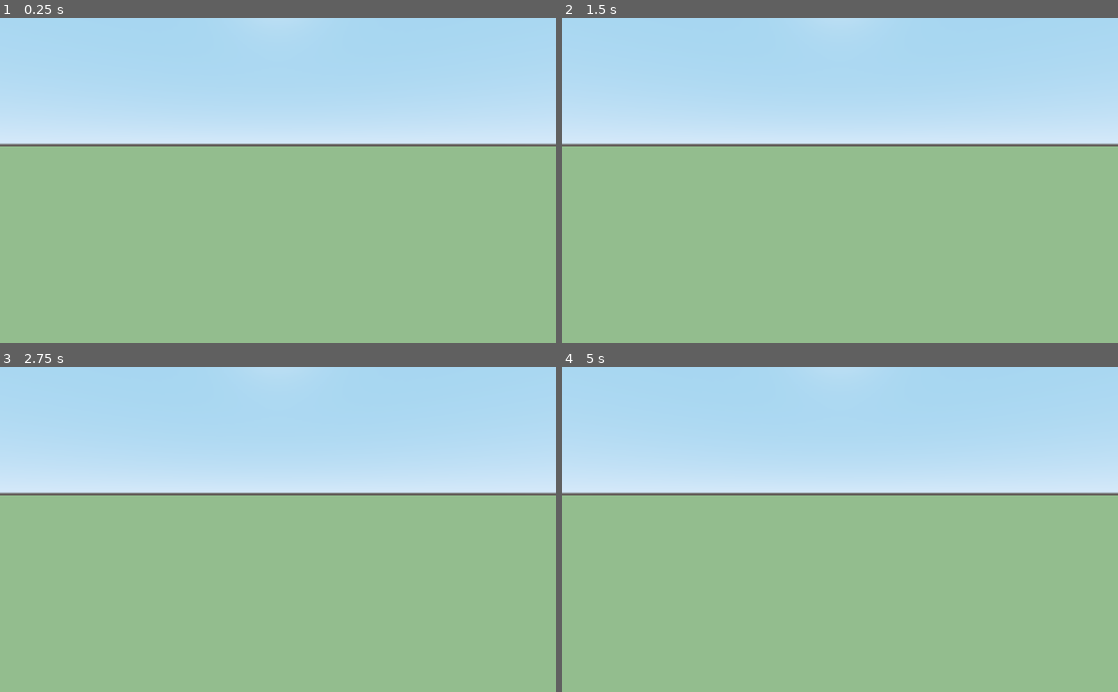
Above: before the commit, frames 1-4 (two rows, left to right).
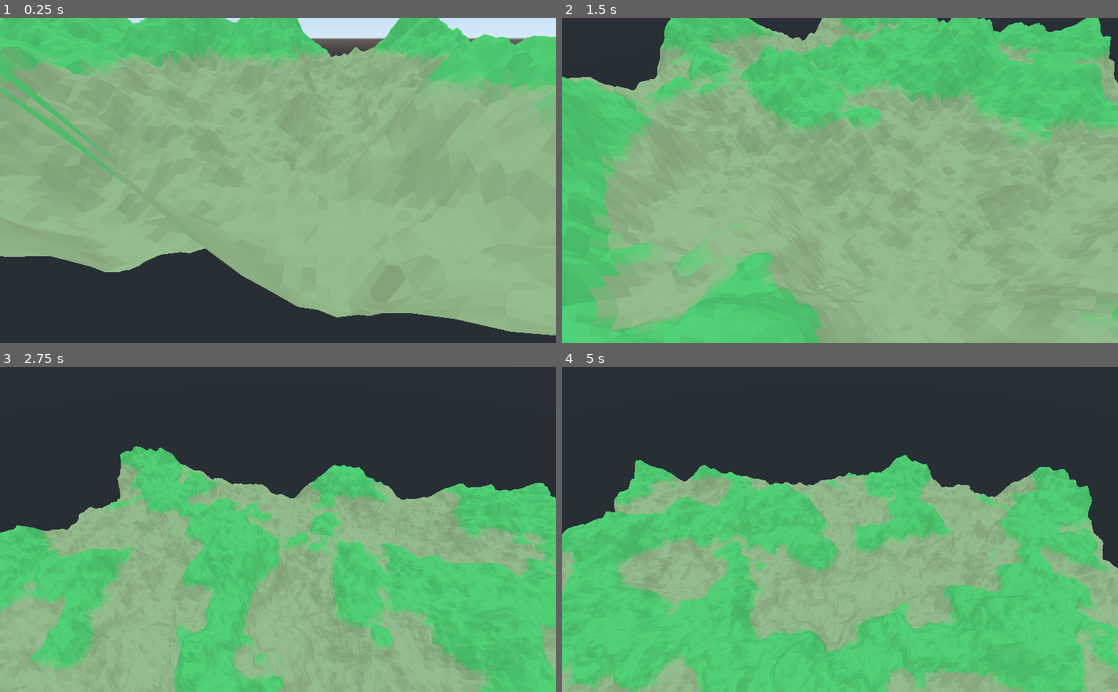
Above: after the commit, the same moments.

Repository: ScottChak/terrain-generation
Game: Godot game, scene res://scenes/World.tscn
The game is run twice, just before and just after one commit, with the same random seed, the same clock (stepped at 60 frames per second) and the same inputs.
Inputs:
- Up to frame 1 (0.25 s): no input
- Up to frame 2 (1.5 s): no input
- Up to frame 3 (2.75 s): no input
- Up to frame 4 (5 s): no input

The runs differ from the first frame. In frame 1, 56% of the frame differs, in the area x 0-100%, y 0-100%; in frame 2, 52%; in frame 3, 70%; in frame 4, 79%.

Commit message:
Camera Rig raise

Diff:
--- a/terrain-generation/scenes/World.tscn
+++ b/terrain-generation/scenes/World.tscn
@@ -5,5 +5,6 @@
 
 [node name="World" type="Spatial"]
 script = ExtResource( 1 )
+terrain_noise_type = 1
 
 [node name="CameraRig" parent="." instance=ExtResource( 2 )]
--- a/terrain-generation/scripts/scenes/CameraRig.gd
+++ b/terrain-generation/scripts/scenes/CameraRig.gd
@@ -1,8 +1,9 @@
 extends Spatial
 
+var rig_height_min = 0
+var rig_height_max = 0
+
 var rig_pivot_init = 0
-var rig_pivot_min = -0.45 * PI
-var rig_pivot_max = 0.45 * PI
 var rig_pivot_speed = 0.5 * PI
 
 var elbow_bend_init = 0.05 * PI
@@ -15,10 +16,18 @@
 	#	Inverting so positive values go up
 	$Elbow.rotation.x = -elbow_bend_init
 
+func raise_rig(direction, delta):
+	var threshold = rig_height_max
+	if(direction < 0):
+		threshold = rig_height_min
+
+	var speed = lerp(transform.origin.y, threshold, 0.1)
+	translate(Vector3.UP * direction * speed * delta)
+	transform.origin.y = clamp(transform.origin.y, rig_height_min, rig_height_max)
+
 func pivot_rig(direction, delta):
 	#	Pivoting rig instead of elbow
 	rotate_object_local(Vector3.UP, direction * rig_pivot_speed * delta)
-	rotation.y = clamp(rotation.y, rig_pivot_min, rig_pivot_max)
 
 func bend_elbow(direction, delta):
 	#	Rotating around LEFT so positive values go up
--- a/terrain-generation/scripts/scenes/World.gd
+++ b/terrain-generation/scripts/scenes/World.gd
@@ -13,9 +13,16 @@
 export(NoiseType) var terrain_noise_type = NoiseType.Flat
 
 func _ready():
+	$CameraRig.rig_height_max = 2.5 * terrain_max_height
+	$CameraRig.rig_pivot_speed = 0.2 * PI
+	$CameraRig.elbow_bend_max = 0.25 * PI
+	$CameraRig/Elbow/Arm/Wrist/Camera.far = 1.5 * terrain_chunk_size
 	add_world_chunk()
 
 func _process(delta):
+	$CameraRig.raise_rig(1, delta)
+	$CameraRig.pivot_rig(1, delta)
+	$CameraRig.bend_elbow(1, delta)
 	pass
 
 func add_world_chunk():
--- a/terrain-generation/scripts/scenes/tests/TestCameraRig.gd
+++ b/terrain-generation/scripts/scenes/tests/TestCameraRig.gd
@@ -1,9 +1,13 @@
 extends Spatial
 
+export(int) var max_height = 32
+
 func _ready():
+	$CameraRig.rig_height_max = max_height
 	pass
 
 func _process(delta):
+	$CameraRig.raise_rig(1, delta)
 	$CameraRig.pivot_rig(1, delta)
 	$CameraRig.bend_elbow(1, delta)
 	pass
Not shown: 2 places in terrain-generation/scenes/tests/TestCameraRig.tscn that only renumber resources
